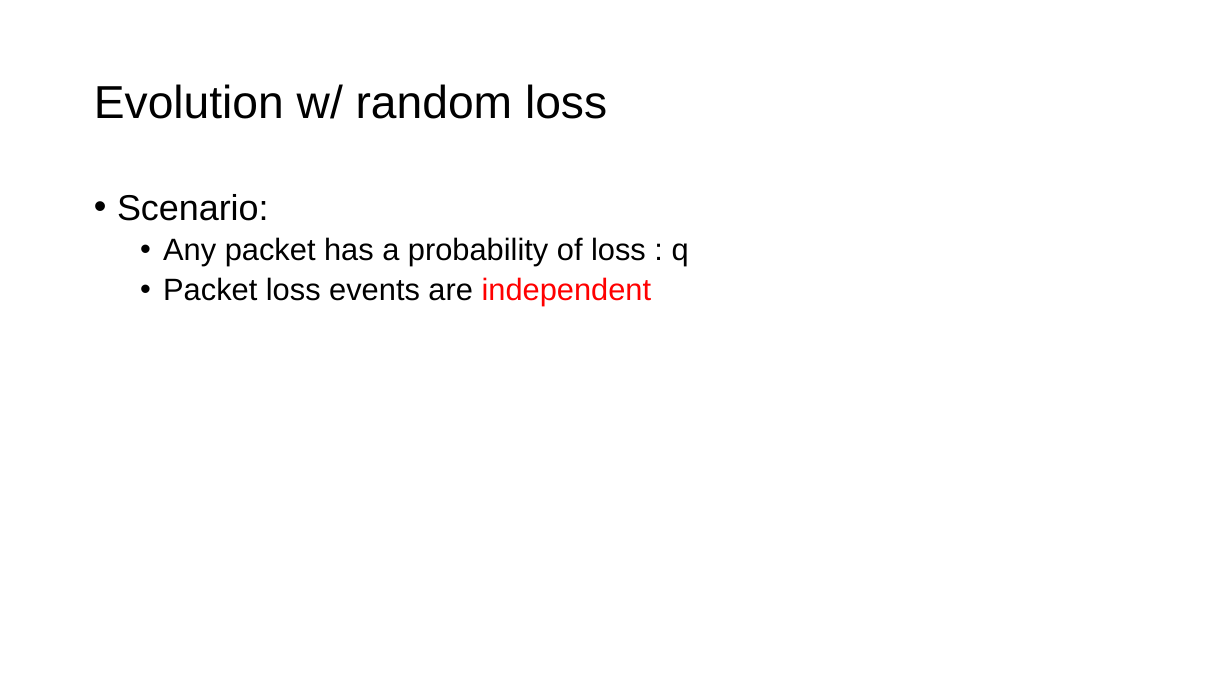
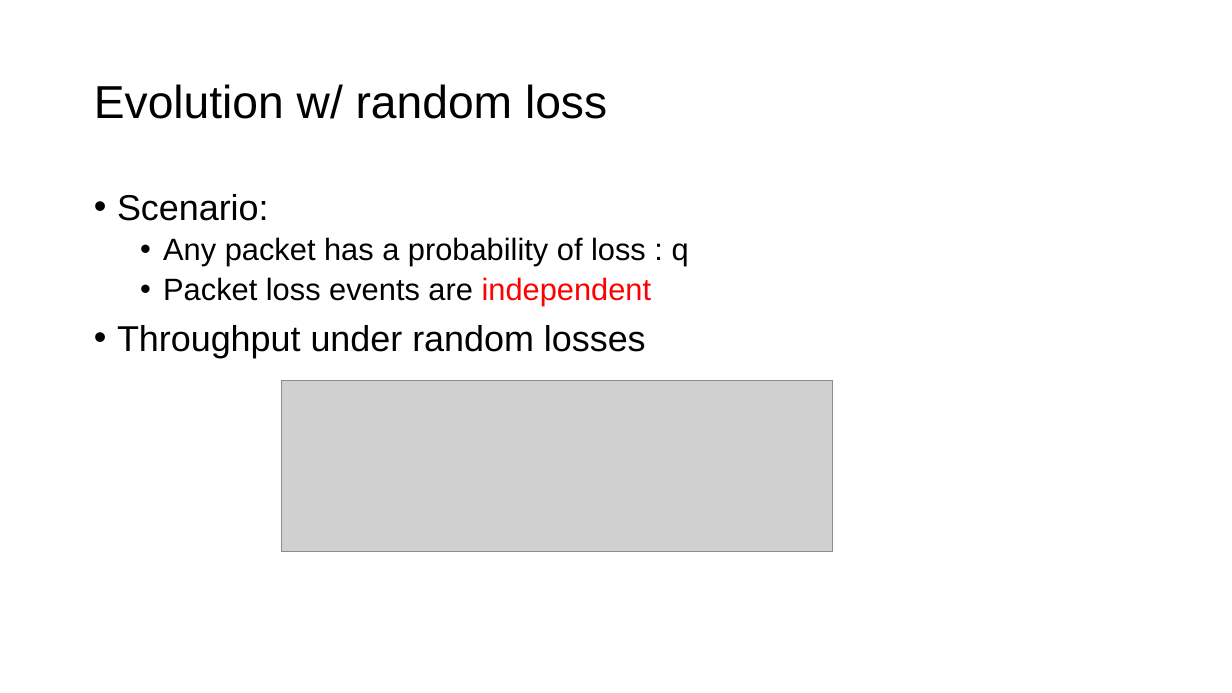
Before and after one commit to SeanXiaoby/ee542_projects, a slide deck: slide 9 of Reading Assignments/02/Reading-02-Boyang Xiao.pptx. Drawn at 1232x693 pixels with LibreOffice and Linux fonts; fonts in the diff are those of the drawing; grey boxes stand for pictures. Boxes give left, top, right and bottom in pixels: in the first picture for what was removed or moved away, otherwise in the second. Text is boxed around its words. In the diff, an @@ line names an element or a change of style, - is before the commit and + after.

```diff
--- a/Reading Assignments/02/Reading-02-Boyang Xiao.pptx
+++ b/Reading Assignments/02/Reading-02-Boyang Xiao.pptx
@@ text at [117,325,646,358]: paragraph added @@
+• Throughput under random losses
@@ picture added at [282,381,833,552] @@
```
Also in this commit, not shown: 3 slides added.
